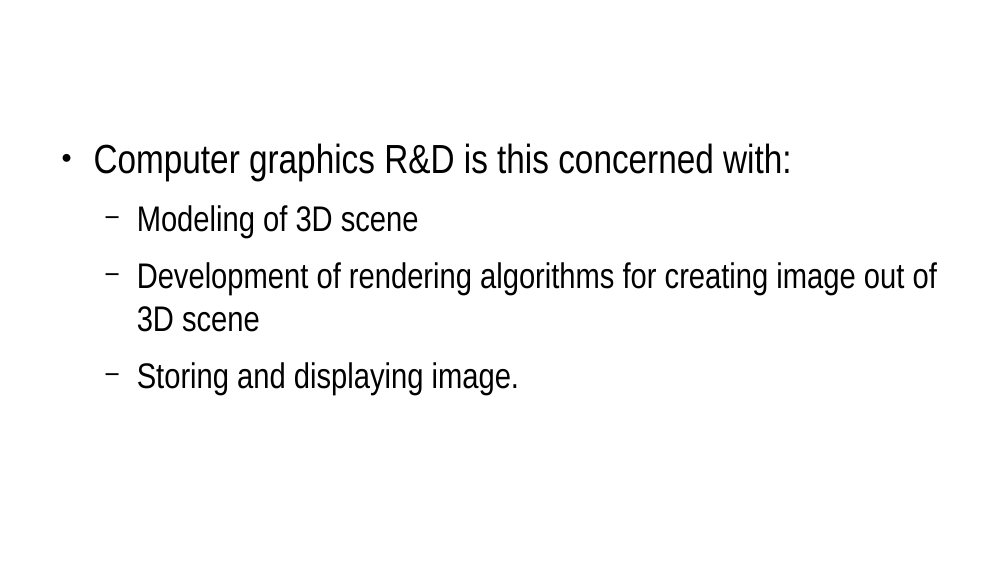
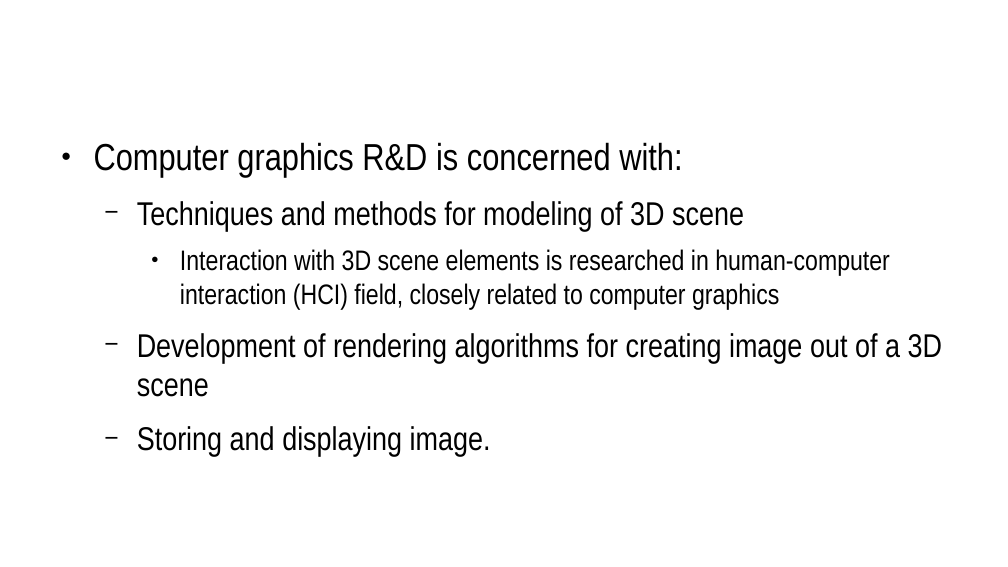
Before and after one commit to lorentzo/IntroductionToComputerGraphics, a slide deck: slide 5 of lectures/2_overview_computer_image_generation/computer_image_generation_overview.odp. Drawn at 1008x567 pixels with LibreOffice and Linux fonts; fonts in the diff are those of the drawing. Boxes give left, top, right and bottom in pixels: in the first picture for what was removed or moved away, otherwise in the second. Text is boxed around its words. In the diff, an @@ line names an element or a change of style, - is before the commit and + after.

Commit message:
transformations, intro, 3D scene, models, more on 3D scene

```diff
--- a/lectures/2_overview_computer_image_generation/computer_image_generation_overview.odp
+++ b/lectures/2_overview_computer_image_generation/computer_image_generation_overview.odp
@@ text at (94, 142, 942, 397): text changed; size 28 to 22.2 pt @@
-● Computer graphics R&D is this concerned with:
-  − Modeling of 3D scene
-  − Development of rendering algorithms for creating image out of 3D scene
+● Computer graphics R&D is concerned with:
+  − Techniques and methods for modeling of 3D scene
+    ● Interaction with 3D scene elements is researched in human-computer interaction (HCI) field, closely related to computer graphics
+  − Development of rendering algorithms for creating image out of a 3D scene
@@ text at (137, 426, 491, 456): size 28 to 25.9 pt in "Storing and displaying image." @@
```
Also in this commit, not shown: 15 other slides changed, 11 slides added, 10 other files.
